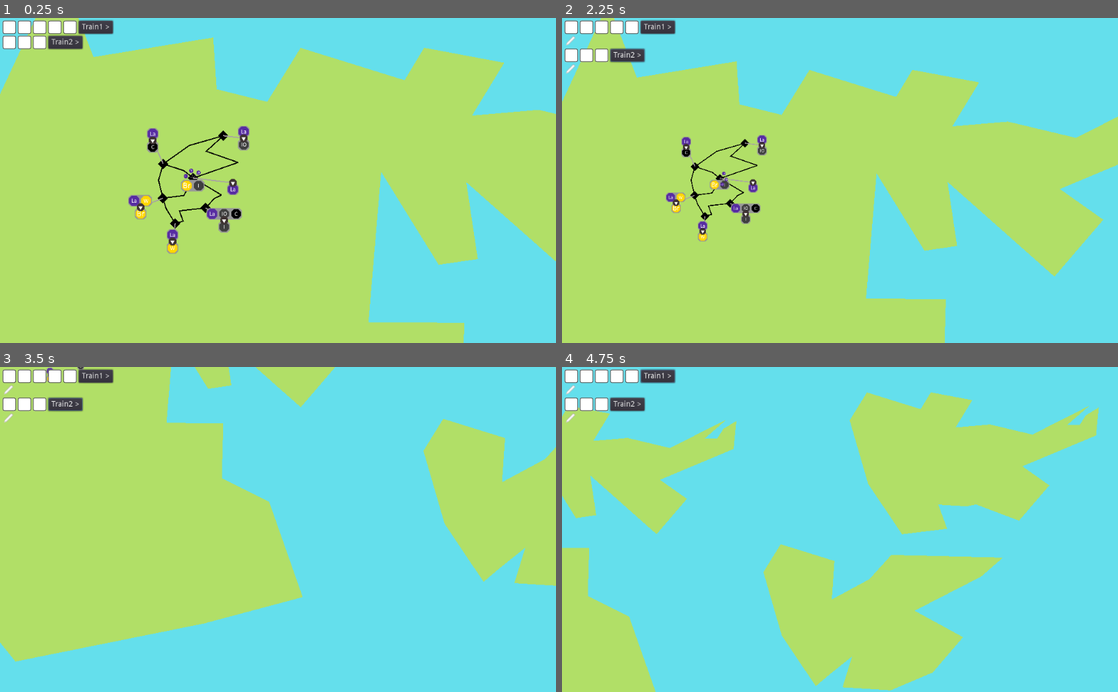
Above: before the commit, frames 1-4 (two rows, left to right).
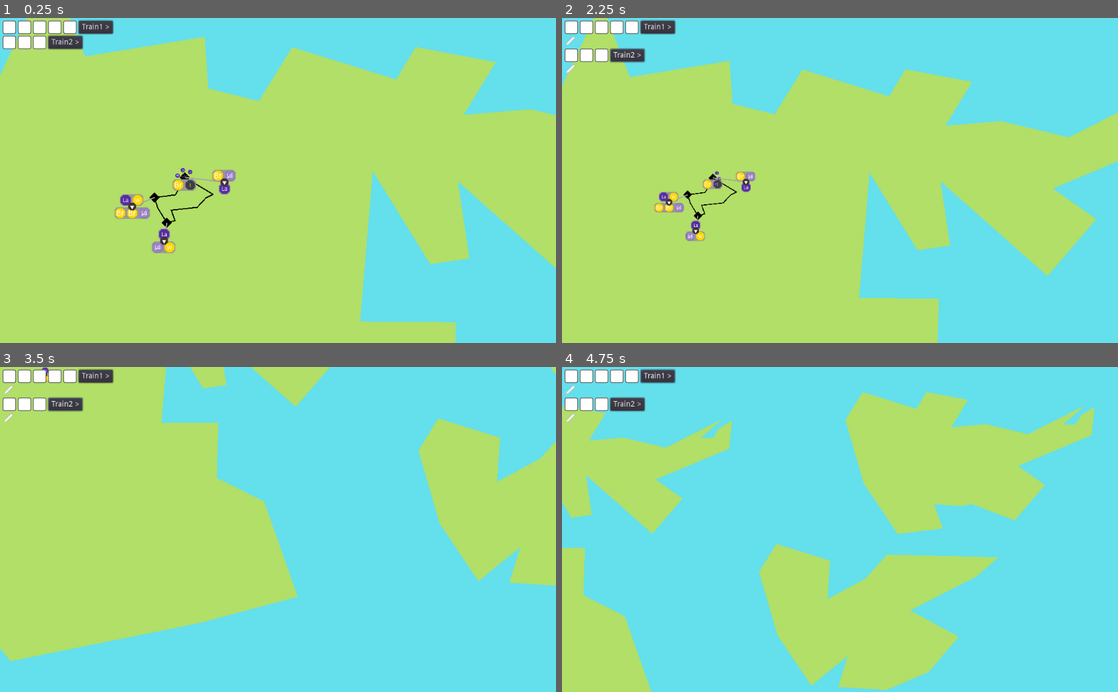
Above: after the commit, the same moments.

Repository: LeBoku/supply-chained
Game: Godot game, scene res://Game.tscn
The game is run twice, just before and just after one commit, with the same random seed, the same clock (stepped at 60 frames per second) and the same inputs.
Inputs (mouse positions are in pixels of both pictures, inside the frame that each line leads up to):
- Up to frame 1 (0.25 s): no input
- Up to frame 2 (2.25 s): click "Train1 >" at 0.5 s; click "Train2 >" at 1.25 s; tap Enter at 2 s; move the mouse to (962, 164) at 2.02 s; hold Right (ui_right) from 2.03 s (still down); hold F (camera_zoom_in) from 2.03 s (still down); click (962, 164) at 2.17 s
- Up to frame 3 (3.5 s): move the mouse to (166, 545) at 2.77 s; release Right (ui_right) at 2.78 s; release F (camera_zoom_in) at 2.78 s; hold Down (ui_down) from 2.78 s (still down); tap R (camera_zoom_out) at 2.85 s
- Up to frame 4 (4.75 s): move the mouse to (895, 458) at 3.52 s; release Down (ui_down) at 3.53 s; hold Right (ui_right) 3.53-4.28 s; hold F (camera_zoom_in) 3.53-4.28 s; move the mouse to (812, 594) at 4.27 s; hold Up (ui_up) from 4.28 s (still down); tap R (camera_zoom_out) at 4.35 s; click (812, 594) at 4.42 s

The runs differ from the first frame. In frame 1, 6.2% of the frame differs, in the area x 0-100%, y 0-100%; in frame 2, 5.4%; in frame 3, 2.4%; in frame 4, 3.7%.

Commit message:
added exhausted labor

Diff:
--- a/supply-chained/Game.tscn
+++ b/supply-chained/Game.tscn
@@ -46,26 +46,31 @@
 }
 
 [node name="Rail4" parent="Map" instance=ExtResource( 3 )]
+visible = false
 points = PoolVector2Array( 149.333, 160.666, 133.897, 173.058, 163.333, 183.333, 123.5, 196.667 )
 
 [node name="IronMine" parent="Map" instance=ExtResource( 2 )]
+visible = false
 position = Vector2( 149.667, 158.667 )
 
 [node name="Mine" parent="Map/IronMine" instance=ExtResource( 8 )]
 position = Vector2( 18.7327, 2.29986 )
-produces = PoolStringArray( "iron-ore" )
+produces = PoolStringArray( "iron-ore", "labor-exhausted" )
 
 [node name="Rail3" parent="Map" instance=ExtResource( 3 )]
+visible = false
 points = PoolVector2Array( 149.333, 160.666, 118.333, 167.666, 94, 184.666 )
 
 [node name="CoalMine" parent="Map" instance=ExtResource( 2 )]
+visible = false
 position = Vector2( 94.3333, 184.667 )
 
 [node name="Mine" parent="Map/CoalMine" instance=ExtResource( 8 )]
 position = Vector2( -9.72768, -21.6945 )
-produces = PoolStringArray( "coal" )
+produces = PoolStringArray( "coal", "labor-exhausted" )
 
 [node name="Rail" parent="Map" instance=ExtResource( 3 )]
+visible = false
 points = PoolVector2Array( 121.695, 198.106, 113.454, 190.989, 94, 184.666 )
 
 [node name="Town" parent="Map" instance=ExtResource( 2 )]
@@ -75,19 +80,21 @@
 
 [node name="Labor" parent="Map/Town" instance=ExtResource( 8 )]
 position = Vector2( 36.5133, 4.39181 )
-requires = PoolStringArray(  )
+requires = PoolStringArray( "labor-exhausted", "bread" )
 produces = PoolStringArray( "labor" )
 
 [node name="Rail1" parent="Map" instance=ExtResource( 3 )]
-points = PoolVector2Array( 133.366, 225.888, 109.218, 228.032, 112.665, 237.596, 104.667, 239 )
+position = Vector2( 0.209976, 0 )
+points = PoolVector2Array( 133.774, 224.663, 109.218, 228.032, 112.665, 237.596, 104.667, 239 )
 
 [node name="Smelter" parent="Map" instance=ExtResource( 2 )]
+visible = false
 position = Vector2( 133.333, 225.333 )
 
 [node name="Iron" parent="Map/Smelter" instance=ExtResource( 8 )]
 position = Vector2( 17.0588, 11.438 )
 requires = PoolStringArray( "labor", "iron-ore", "coal" )
-produces = PoolStringArray( "iron" )
+produces = PoolStringArray( "iron", "labor-exhausted" )
 
 [node name="Rail6" parent="Map" instance=ExtResource( 3 )]
 points = PoolVector2Array( 105.54, 238.907, 96.9245, 225.797, 94.3025, 219.055 )
@@ -98,7 +105,7 @@
 [node name="Mill" parent="Map/Mill" instance=ExtResource( 8 )]
 position = Vector2( -20.534, 8.33464 )
 requires = PoolStringArray( "labor", "wheat" )
-produces = PoolStringArray( "bread" )
+produces = PoolStringArray( "bread", "labor-exhausted", "bread" )
 
 [node name="Rail5" parent="Map" instance=ExtResource( 3 )]
 points = PoolVector2Array( 133.444, 225.105, 141.432, 216.556, 147.982, 213.421, 123.167, 199.167 )
@@ -108,9 +115,10 @@
 
 [node name="Farm" parent="Map/Farm" instance=ExtResource( 8 )]
 position = Vector2( -2.46592, 16.617 )
-produces = PoolStringArray( "wheat" )
+produces = PoolStringArray( "wheat", "labor-exhausted" )
 
 [node name="Rail2" parent="Map" instance=ExtResource( 3 )]
+visible = false
 points = PoolVector2Array( 95.4242, 215.128, 90, 199.666, 92.6667, 184.666 )
 
 [node name="Rail7" parent="Map" instance=ExtResource( 3 )]
@@ -131,7 +139,7 @@
 cargo = [ null, null, null ]
 
 [node name="Camera" type="Camera2D" parent="."]
-position = Vector2( 200, 200 )
+position = Vector2( 207.721, 200.594 )
 current = true
 zoom = Vector2( 0.5, 0.5 )
 limit_left = -500
--- a/supply-chained/Production/Production.gd
+++ b/supply-chained/Production/Production.gd
@@ -3,7 +3,7 @@
 class_name Production
 
 export var requires: PoolStringArray = ["labor"]
-export var produces: PoolStringArray = []
+export var produces: PoolStringArray = ["exhausted-labor"]
 export var time = 5
 
 var storage: StationStorage
@@ -29,8 +29,8 @@
 	$"/root/RouteBuilder".add_step(get_parent(), CargoExchange.new().initialize(cargo, pickup))
 
 func connect_storage(storage: StationStorage):
+	self.storage = storage
 	storage.connect("changed", self, "_on_storage_changed")
-	self.storage = storage
 
 func _on_storage_changed():
 	if not is_producing and has_all_requirements():
@@ -52,6 +52,11 @@
 	yield(get_tree().create_timer(time), "timeout")
 
 	for r in produces:
+		while not storage.has_empty_space():
+			yield(storage, "changed")
+
 		storage.add(r)
 
 	is_producing = false
+
+	_on_storage_changed()
--- a/supply-chained/cargo/CargoHelper.gd
+++ b/supply-chained/cargo/CargoHelper.gd
@@ -9,6 +9,7 @@
 	"bread": preload("res://cargo/icons/bread.png"),
 	"wood": preload("res://cargo/icons/wood.png"),
 	"labor": preload("res://cargo/icons/labor.png"),
+	"labor-exhausted": preload("res://cargo/icons/labor-exhausted.png"),
 }
 
 func get_icon(name:String):
--- a/supply-chained/cargo/cargo-list/CargoList.gd
+++ b/supply-chained/cargo/cargo-list/CargoList.gd
@@ -5,8 +5,10 @@
 
 func initialize_cargo(requires:PoolStringArray):
 	visible = len(requires) > 0
+	var sorted = Array(requires)
+	sorted.sort()
 
-	for r in requires:
+	for r in sorted:
 		var icon = $"/root/CargoHelper".get_icon(r)
 		var sprite = $Box/Template.duplicate()
 		sprite.texture = icon
--- a/supply-chained/station/Storage.gd
+++ b/supply-chained/station/Storage.gd
@@ -30,6 +30,9 @@
 	cargo[get_empty_space()] = to_add
 	storage_updated()
 
+func has_empty_space():
+	return get_empty_space() != -1
+
 func storage_updated():
 	emit_signal("changed")
 	display_cargo()
Binary file added: supply-chained/cargo/icons/labor-exhausted.png
Not shown, added: supply-chained/cargo/icons/labor-exhausted.png.import
Binary file added: supply-chained/util/icons/faster.png
Not shown, added: supply-chained/util/icons/faster.png.import
Binary file added: supply-chained/util/icons/fastest.png
Not shown, added: supply-chained/util/icons/fastest.png.import
